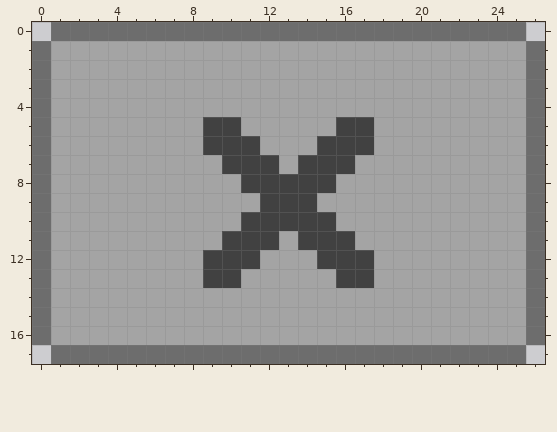
Pixel-art file: data/Client Side Decoration Buttons/CSDCloseButtonFocusLost.aseprite. That is the earlier state.
27x18 pixels, 1 frame.
After:
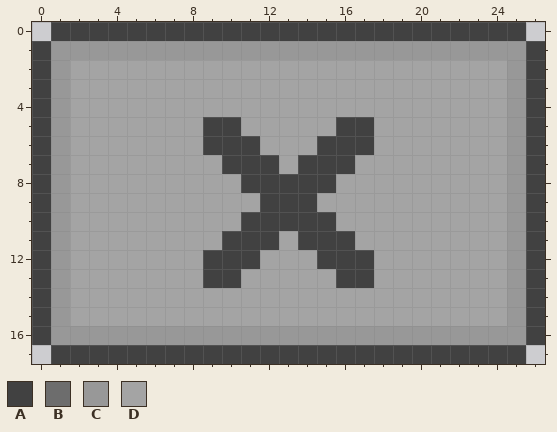
Palette (. is transparent): A #414141  B #6d6d6d  C #989898  D #a4a4a4
From old to new:
Changed rows in their new state; - is an unchanged pixel.
first column x 0:
 0 -AAAAAAAAAAAAAAAAAAAAAAAAA-
 1 ACCCCCCCCCCCCCCCCCCCCCCCCCA
 2 AC-----------------------CA
 3 AC-----------------------CA
 4 AC-----------------------CA
 5 AC-----------------------CA
 6 AC-----------------------CA
 7 AC-----------------------CA
 8 AC-----------------------CA
 9 AC-----------------------CA
10 AC-----------------------CA
11 AC-----------------------CA
12 AC-----------------------CA
13 AC-----------------------CA
14 AC-----------------------CA
15 AC-----------------------CA
16 ACCCCCCCCCCCCCCCCCCCCCCCCCA
17 -AAAAAAAAAAAAAAAAAAAAAAAAA-
Changed places in both pictures, as pixel boxes (x1, y1, x2, y2):
changed: (32, 22, 545, 364)
